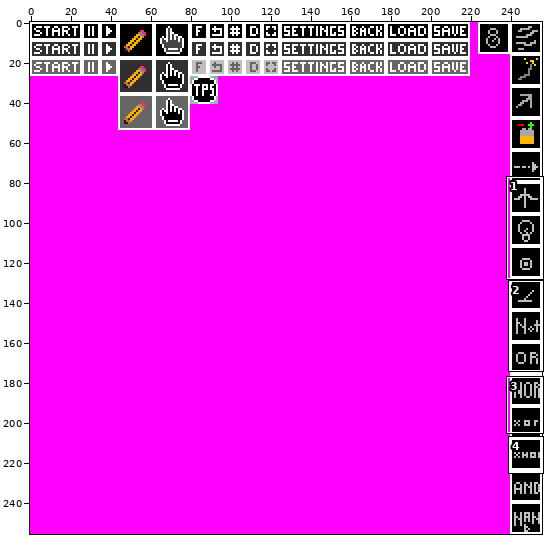
Two states of a sprite sheet, CircuitGrid/res/images/gui_texture.png. Above, an overview of the earlier version with the close-up marked.
Close-up. First the earlier version:
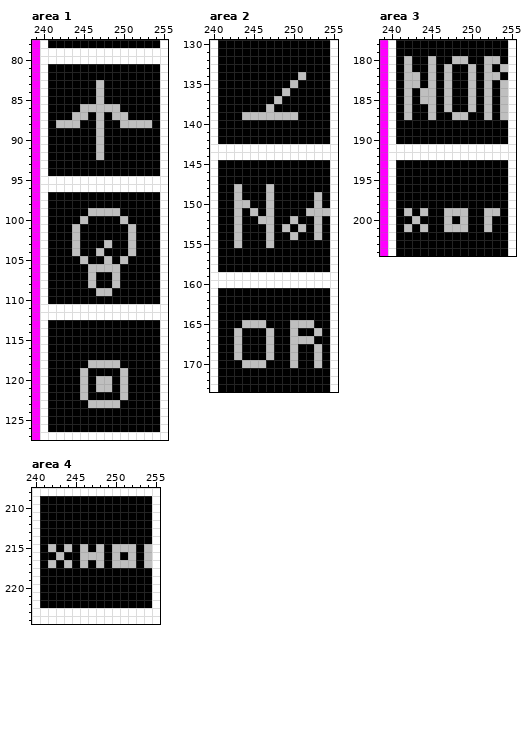
The file is 256x256 pixels. Colours within 5 levels of each other are drawn and written as one. Shown: area 1: x 239..255, y 78..127; area 2: x 240..255, y 130..173; area 3: x 239..255, y 178..204; area 4: x 240..255, y 208..224. The commit also changed other parts of the picture, which this record leaves out.
The same view after the edit:
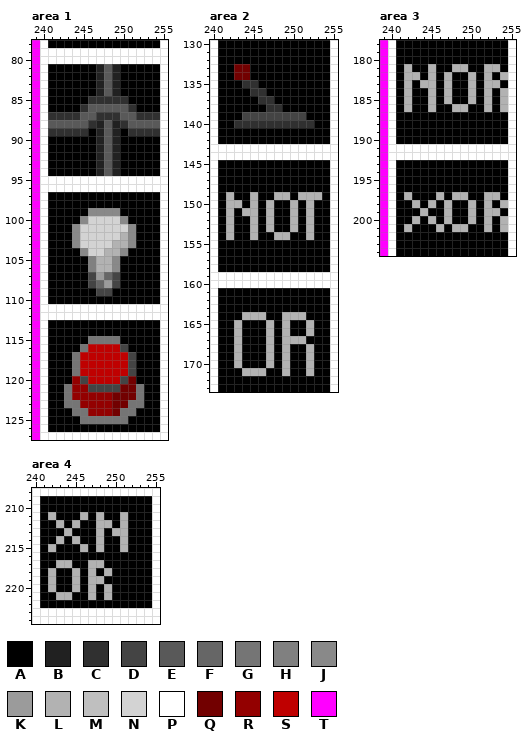
Palette (. is transparent): A #000000  B #212121  C #303030  D #444444  E #595959  F #666666  G #757575  H #808080  J #898989  K #9b9b9b  L #b2b2b2  M #bfbfbf  N #d3d3d3  P #ffffff  Q #720000  R #930000  S #bf0000  T #ff00ff
Difference:
Changed rows in their new state; - is an unchanged pixel.
Area 1:
first column x 241:
 81 ------BEB-----
 82 ------BEB-----
 83 ------BEB-----
 84 ------BEB-----
 85 -----CCCCC----
 86 ----CEEEEEC---
 87 CCCCEECCCEECCC
 88 EEEEECBEBCEEEE
 89 CCCCC-BEB-CCCC
 90 ------BEB-----
 91 ------BEB-----
 92 ------BEB-----
 93 ------BEB-----
 94 ------BEB-----
first column x 244:
 99 --JJJJ--
100 -JNNNNJ-
101 JNNNNNNJ
102 JNNNNNLJ
103 JNNNNLLJ
104 AJNNLLJA
105 -AHLLJA-
106 --HLLJ--
107 --DKFD--
108 --DFKD--
109 ---DD---
first column x 243:
115 ---GGGG---
116 --GSSSSD--
117 -GSSSSSSD-
118 -GSSSSSSD-
119 -GSSSSSSD-
120 -RDSSSSDQ-
121 GRRDDDDQQG
122 GRRRRRQQQG
123 GGRRRRQQGG
124 -GGRRRQGG-
125 --GGGGGG--
Area 2:
first column x 243:
133 QQ--------
134 QQ------A-
135 -CC----A--
136 --CC--A---
137 ---CCA----
138 ----CC----
139 -DDDDDDDD-
140 CCCCCCCCCC
first column x 242:
148 -A---A-------
149 LA-L-ALL-LLL-
150 LLAL-L--L-LA-
151 LALL-L--L-LAA
152 LA-LAL--L-LA-
153 LA-L-L-ALALA-
154 LA-L-ALLA-LA-
155 -A---A-------
first column x 243:
164 -LLL--LLL--
165 LAAAL-LAAL-
166 L---L-LA-LA
167 L---L-LLLA-
168 L---L-LA-LA
169 L---L-LA-LA
170 LAAAL-LA-LA
171 -LLL--L--L-
Area 3:
first column x 242:
180 A--A--AA--AA-
181 L--L-ALLA-LLA
182 LL-L-L--L-LAL
183 LALL-L--L-LLA
184 L-AL-L--L-L-L
185 L-AL-L--L-L-L
186 L--L-ALLA-L-L
187 A--A--AA--A-A
first column x 242:
197 L---L-LL--LL-
198 -L-L-L--L-L-L
199 A-L--LAAL-LL-
200 -L-L-L-AL-L-L
201 L-A-LALL--L-L
Area 4:
first column x 242:
211 L---L-L--L---
212 -L-L--LL-L---
213 --L---L-LL---
214 -L-L--L--L---
215 L-A-L-L-ALA-A
216 -A--AAA-A-A-A
217 ALL-ALL-AAA-A
218 L--L-L-L-----
219 L--L-LL------
220 L--L-L-L-----
221 -LL--L-L-----
